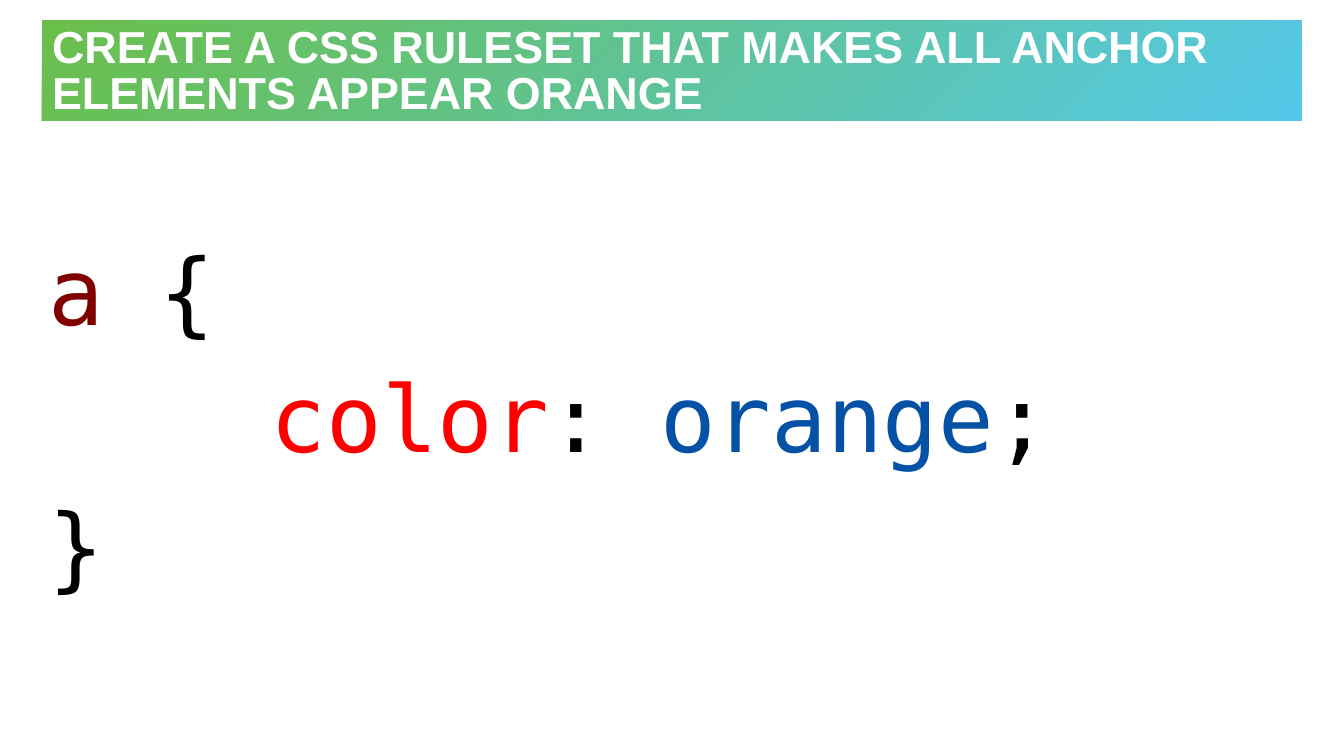
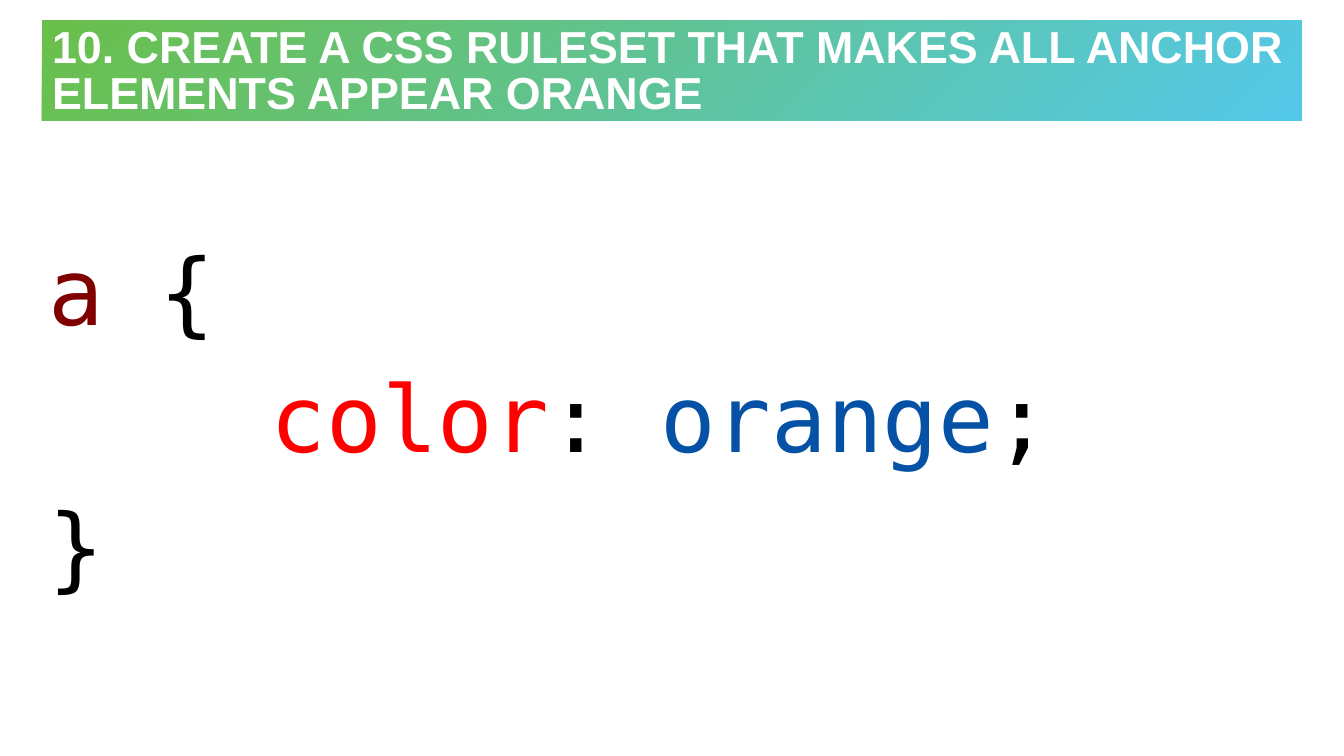
Before and after one commit to hytechclub/web-101, a slide deck: slide 12 of Week06/HtmlCssReviewActivity.pptx (slide 11 before the commit). Drawn at 1344x756 pixels with LibreOffice and Linux fonts; fonts in the diff are those of the drawing. Boxes give left, top, right and bottom in pixels: in the first picture for what was removed or moved away, otherwise in the second. Text is boxed around its words. In the diff, an @@ line names an element or a change of style, - is before the commit and + after.

```diff
--- a/Week06/HtmlCssReviewActivity.pptx
+++ b/Week06/HtmlCssReviewActivity.pptx
@@ title at box(52, 31, 1283, 110): text changed @@
-CREATE A CSS RULESET THAT MAKES ALL ANCHOR ELEMENTS APPEAR ORANGE
+10. CREATE A CSS RULESET THAT MAKES ALL ANCHOR ELEMENTS APPEAR ORANGE
```
Also in this commit, not shown: 12 other slides changed, 1 slide added.
